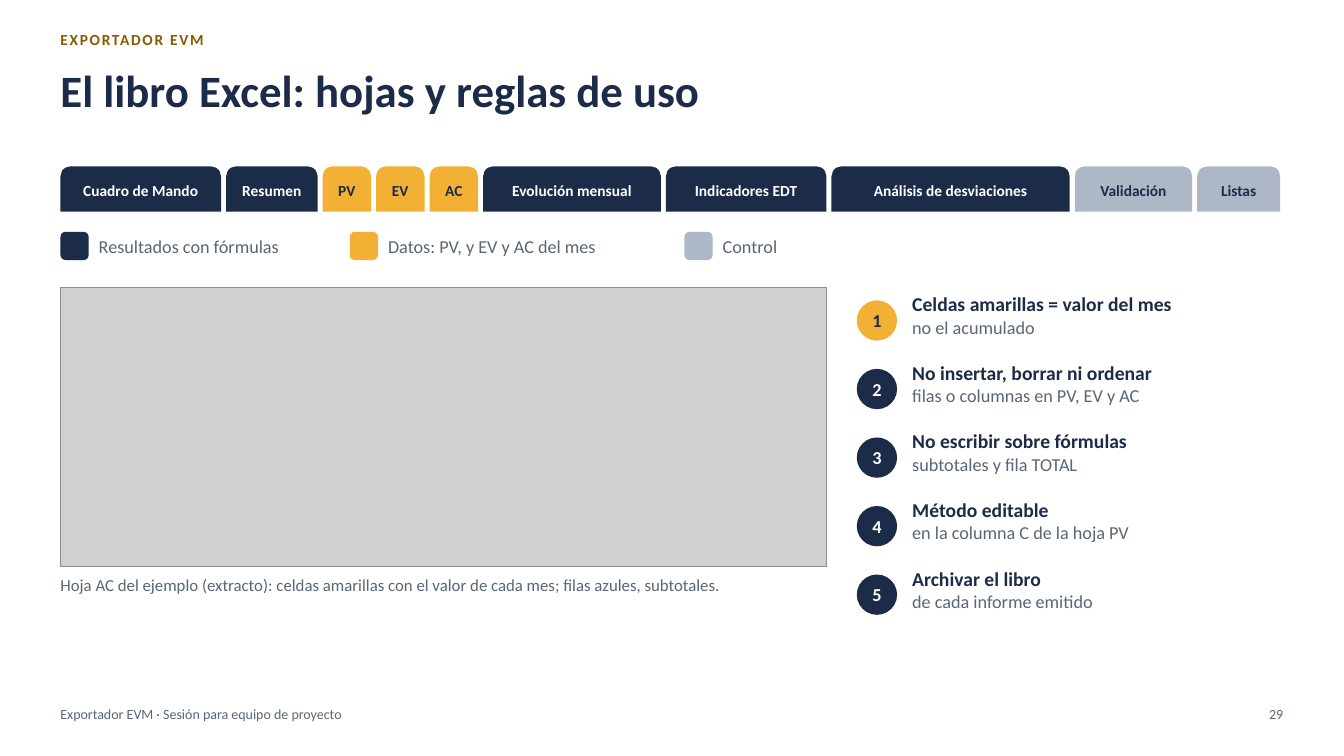
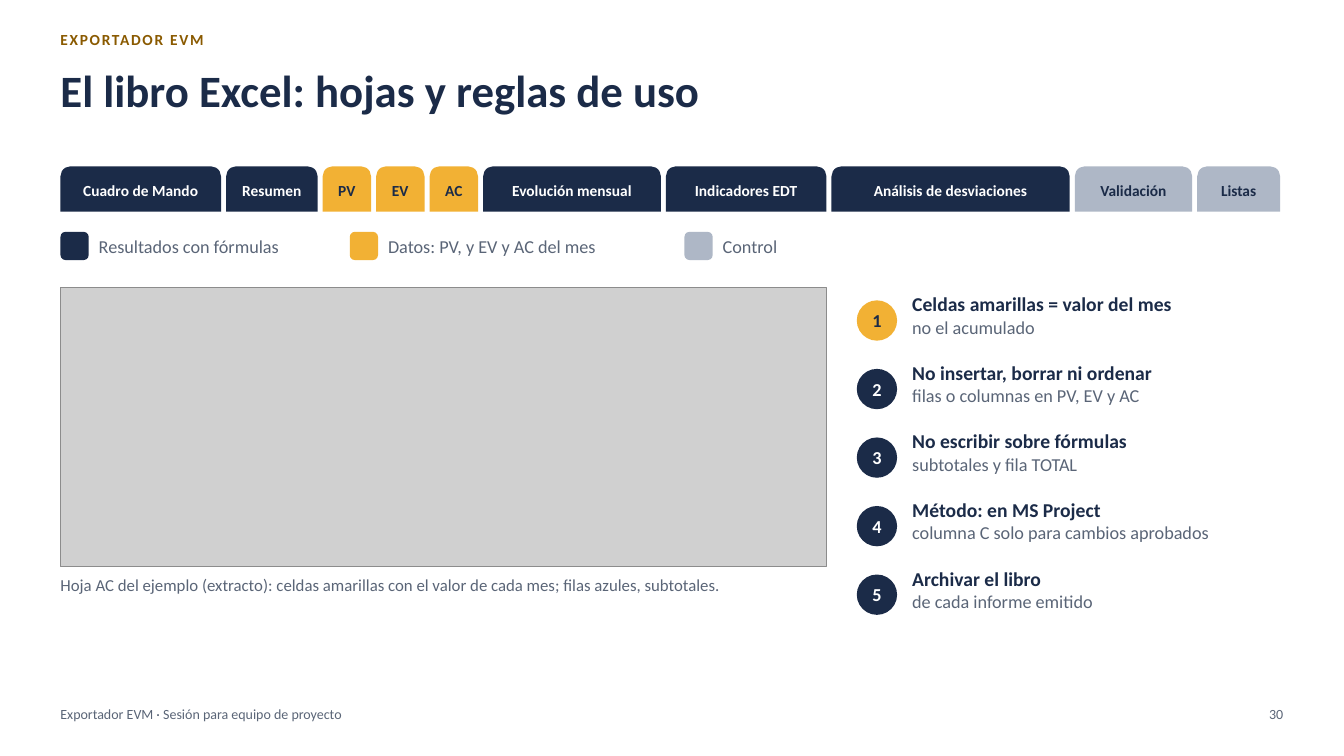
Before and after one commit to MarceloSalazar/evm-automation, a slide deck: slide 30 of docs/presentacion-jefes-de-proyecto.pptx (slide 29 before the commit). Drawn at 1344x756 pixels with LibreOffice and Linux fonts; fonts in the diff are those of the drawing; grey boxes stand for pictures. Boxes give left, top, right and bottom in pixels: in the first picture for what was removed or moved away, otherwise in the second. Text is boxed around its words. In the diff, an @@ line names an element or a change of style, - is before the commit and + after.

Commit message:
Presentación: cómo se define el método de cada paquete
- Nueva diapositiva 24, Cómo se define el método de cada paquete: cinco pasos con el rol
  responsable de cada uno (PMO, responsable de paquete, Jefe de Proyecto), registro de los
  métodos y cambios de método por control de cambios, con notas para el presentador.
- El libro Excel (ahora diapositiva 30): la regla del método pasa de "editable en la columna C"
  a "en MS Project; columna C solo para cambios aprobados", también en las notas.
- Tiempos de las notas: 0:40 para la diapositiva nueva y 0:10 menos en las diapositivas 21 a 23
  y 25; el total sigue en 26:00. Números de página actualizados y PDF exportado de nuevo.
- Índice de docs (37 diapositivas) y CHANGELOG.

```diff
--- a/docs/presentacion-jefes-de-proyecto.pptx
+++ b/docs/presentacion-jefes-de-proyecto.pptx
@@ text at [912, 503, 1208, 542]: text changed @@
-Método editable
-en la columna C de la hoja PV
+Método: en MS Project
+columna C solo para cambios aprobados
@@ page number at [1269, 710, 1283, 719]: text changed @@
-29
+30
```
Also in this commit, not shown: 1 slide added, 3 other files.
